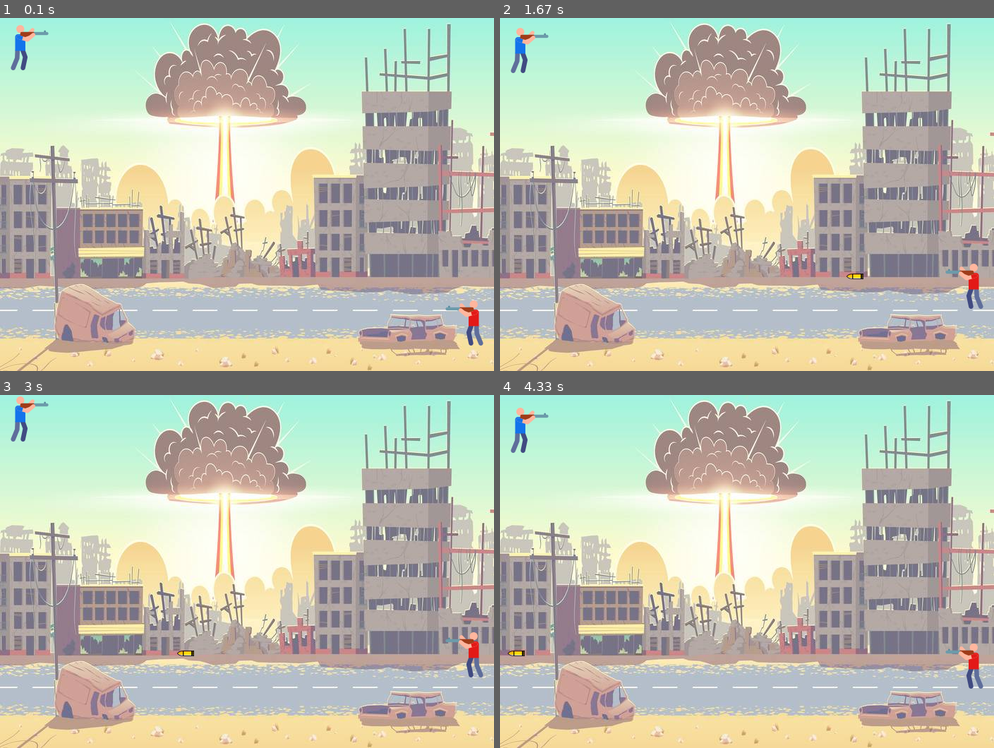
Above: before the commit, frames 1-4 (two rows, left to right).
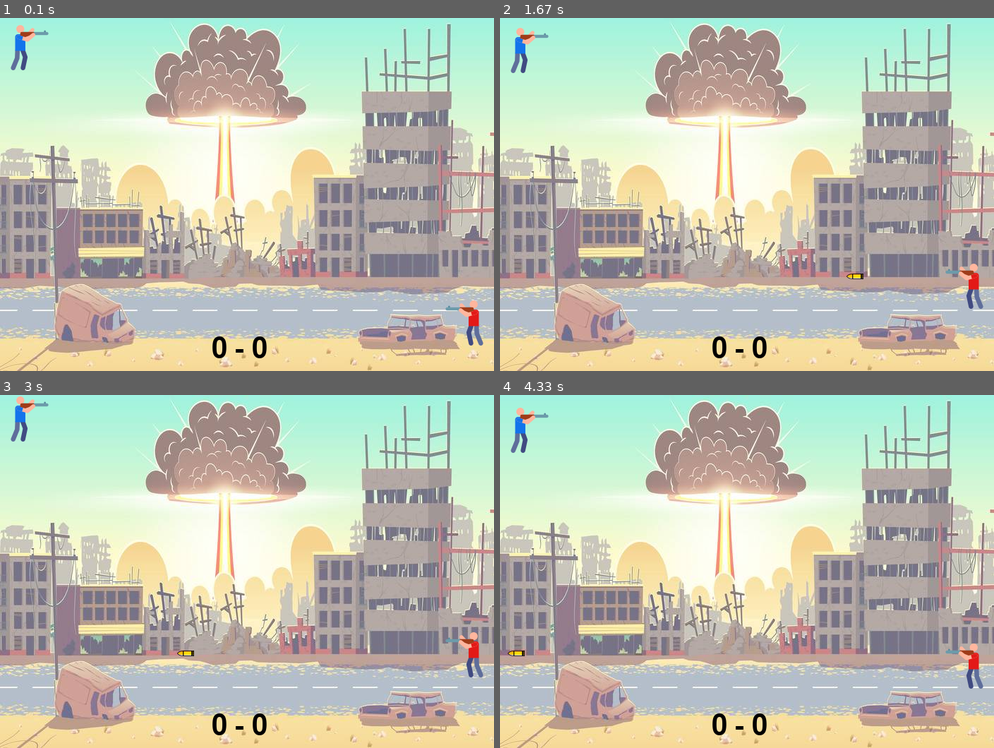
Above: after the commit, the same moments.

Repository: Programmeerplaats/2d-multiplayer-shooter-pygame
Game: pygame game, started from main.py
Two runs of this game, one before a commit and one after it. Both use one fixed random seed, a clock stepped at 60 frames per second and the inputs below.
Inputs:
- Up to frame 1 (0.1 s): no input
- Up to frame 2 (1.67 s): hold Up 0.33-0.8 s; hold Down 0.83-1.13 s; hold S 0.83-1.13 s; tap Space at 0.9, 1.23, 1.63 s; hold Up 1.17-1.53 s; hold W 1.17-1.53 s; hold Down from 1.57 s (still down); hold S from 1.57 s (still down)
- Up to frame 3 (3 s): release Down at 1.93 s; release S at 1.93 s; hold Up 1.97-2.27 s; hold W 1.97-2.27 s; tap Space at 2.03, 2.37, 2.7 s; hold Down 2.3-2.6 s; hold S 2.3-2.6 s; hold Up from 2.63 s (still down); hold W from 2.63 s (still down)
- Up to frame 4 (4.33 s): release Up at 3 s; release W at 3 s; hold Down 3.03-3.4 s; hold S 3.03-3.4 s; tap Space at 3.1, 3.5, 3.83, 4.17 s; hold Up 3.43-3.73 s; hold W 3.43-3.73 s; hold Down 3.77-4.07 s; hold S 3.77-4.07 s; hold Up from 4.1 s (still down); hold W from 4.1 s (still down)

The runs differ from the first frame. In frame 1, 0.2% of the frame differs, in the area x 43-54%, y 90-97%; in frame 2, 0.2%; in frame 3, 0.2%; in frame 4, 0.2%.

Commit message:
Added score and logical game end

Diff:
--- a/main.py
+++ b/main.py
@@ -33,6 +33,24 @@
 p2 = Player(10, 10)
 b1 = Bullet(p1.x)
 b2 = Bullet(p2.x)
+
+# Score variables voor beide players en font aanmaken
+scorePlayer1 = 0
+scorePlayer2 = 0
+fontScore = pygame.font.Font('freesansbold.ttf', 40)
+
+# Winnaar font
+fontWinner = pygame.font.Font('freesansbold.ttf', 64)
+
+# Score van beide players renderen en blit() method aanroepen om score om op scherm te krijgen
+def display_score_players(x, y):
+    score = fontScore.render(str(scorePlayer2) + " - " + str(scorePlayer1), True, (0, 0, 0))
+    screen.blit(score, (x, y))
+
+# Winnaar renderen en op scherm krijgen
+def display_winner(x, y, winnerplayer):
+    winner = fontScore.render(winnerplayer + " heeft gewonnen!", True, (0, 0, 0))
+    screen.blit(winner, (x, y))
 
 # Game loop
 running = True
@@ -101,13 +119,26 @@
 
     # Botsing checken tussen kogel en player, bij botsing kogel weer resetten
     if bullet1Rect.colliderect(player2Rect):
-        print("Botsing tussen kogel van player 1 en player 2")
+        scorePlayer1 += 1
         b1.x = p1.x
         b1.state = "ready"
     if bullet2Rect.colliderect(player1Rect):
-        print("Botsing tussen kogel van player 2 en player 1")
+        scorePlayer2 += 1
         b2.x = p2.x
         b2.state = "ready"
 
+    # Score op scherm weergeven en updaten
+    display_score_players(300, 450)
+
+    # Juiste winnaar op scherm weergeven en game beëindigen
+    if scorePlayer1 == 3:
+        b1.state = "stop"
+        b2.state = "stop"
+        display_winner(120, 200, "Player 1")
+    if scorePlayer2 == 3:
+        b1.state = "stop"
+        b2.state = "stop"
+        display_winner(120, 200, "Player 2")
+
     # Update het scherm
     pygame.display.update()
